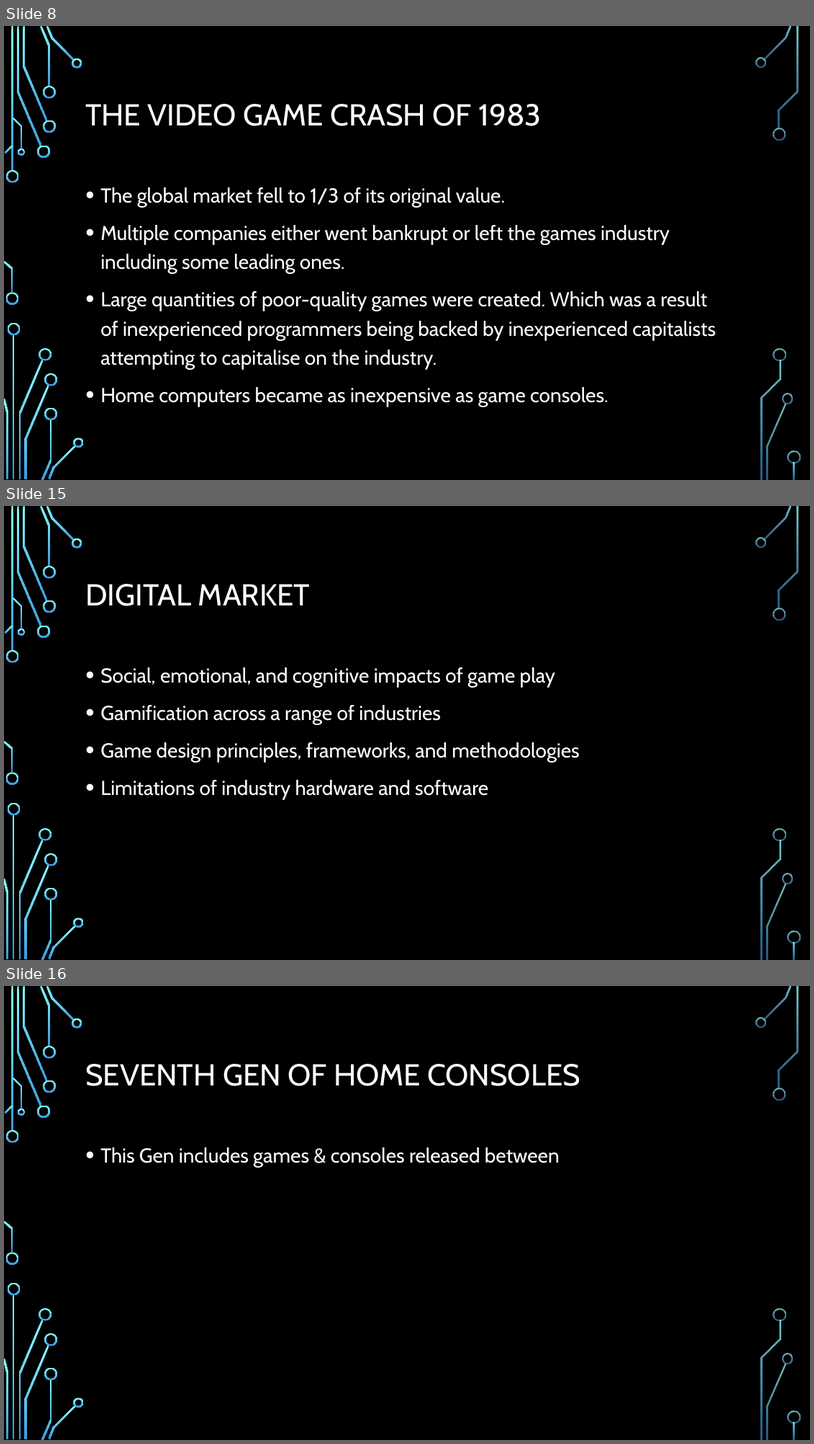
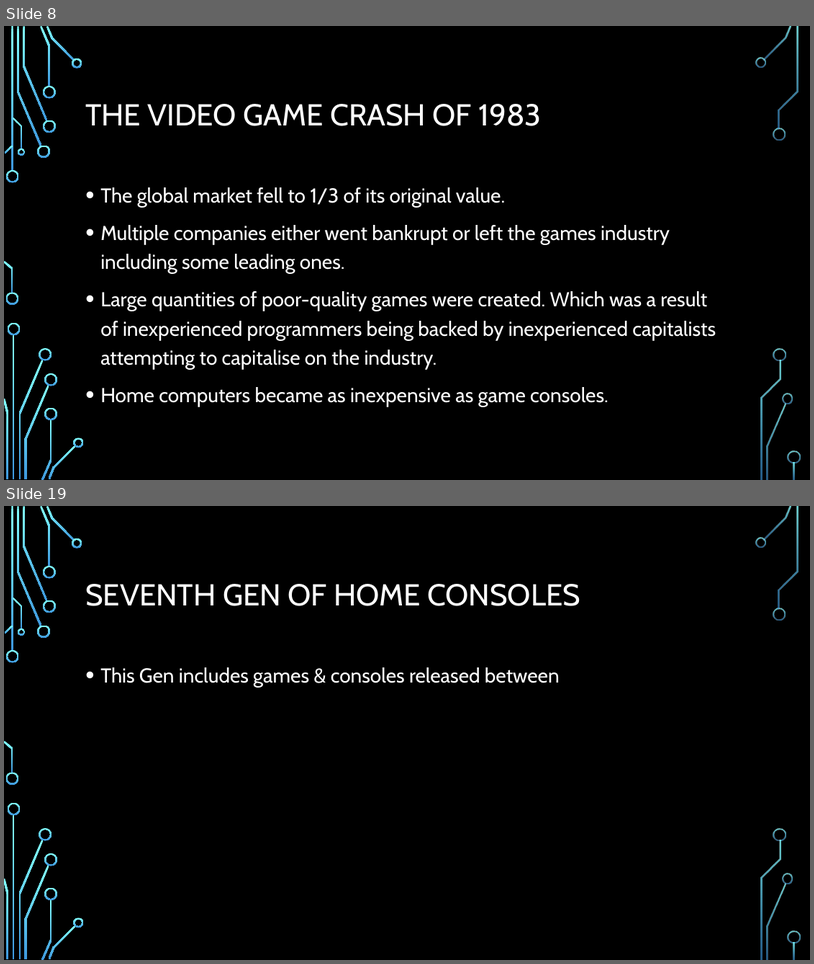
Before and after one commit to Stampard0/Assessments, a slide deck: Informational Technology (Game Design)/Part 1 Redo/Cluster - Introduction to Game Design/AT04/AT04 Video Game History By Richard Pountney.pptx. Shown one above the other, each under a label of ours: slides 8, 15 and 16 before the commit, slides 8 and 19 after it; the slides between them are not shown. The pictures are 814x1444 and 814x964 pixels, drawn with LibreOffice and Linux fonts; fonts in the diff are those of the drawing; background and template pictures are left out. Boxes give left, top, right and bottom in pixels: in the first picture for what was removed or moved away, otherwise in the second. Text is boxed around its words. In the diff, an @@ line names an element or a change of style, - is before the commit and + after.

```diff
--- a/Informational Technology (Game Design)/Part 1 Redo/Cluster - Introduction to Game Design/AT04/AT04 Video Game History By Richard Pountney.pptx
+++ b/Informational Technology (Game Design)/Part 1 Redo/Cluster - Introduction to Game Design/AT04/AT04 Video Game History By Richard Pountney.pptx
@@ slide 15 removed at (4, 506, 810, 960), background picture (left out); not listed: 36 template elements that a slide beside it also shows @@
@@ title removed at (85, 584, 310, 606) @@
-DIGITAL MARKET
@@ text removed at (100, 667, 579, 800) @@
-• Social, emotional, and cognitive impacts of game play
-• Gamification across a range of industries
-• Game design principles, frameworks, and methodologies
-• Limitations of industry hardware and software
@@ what was slide 16 is now slide 19 @@
```
Also in this commit, not shown: 6 slides changed, 5 slides added, 1 other slide removed.
